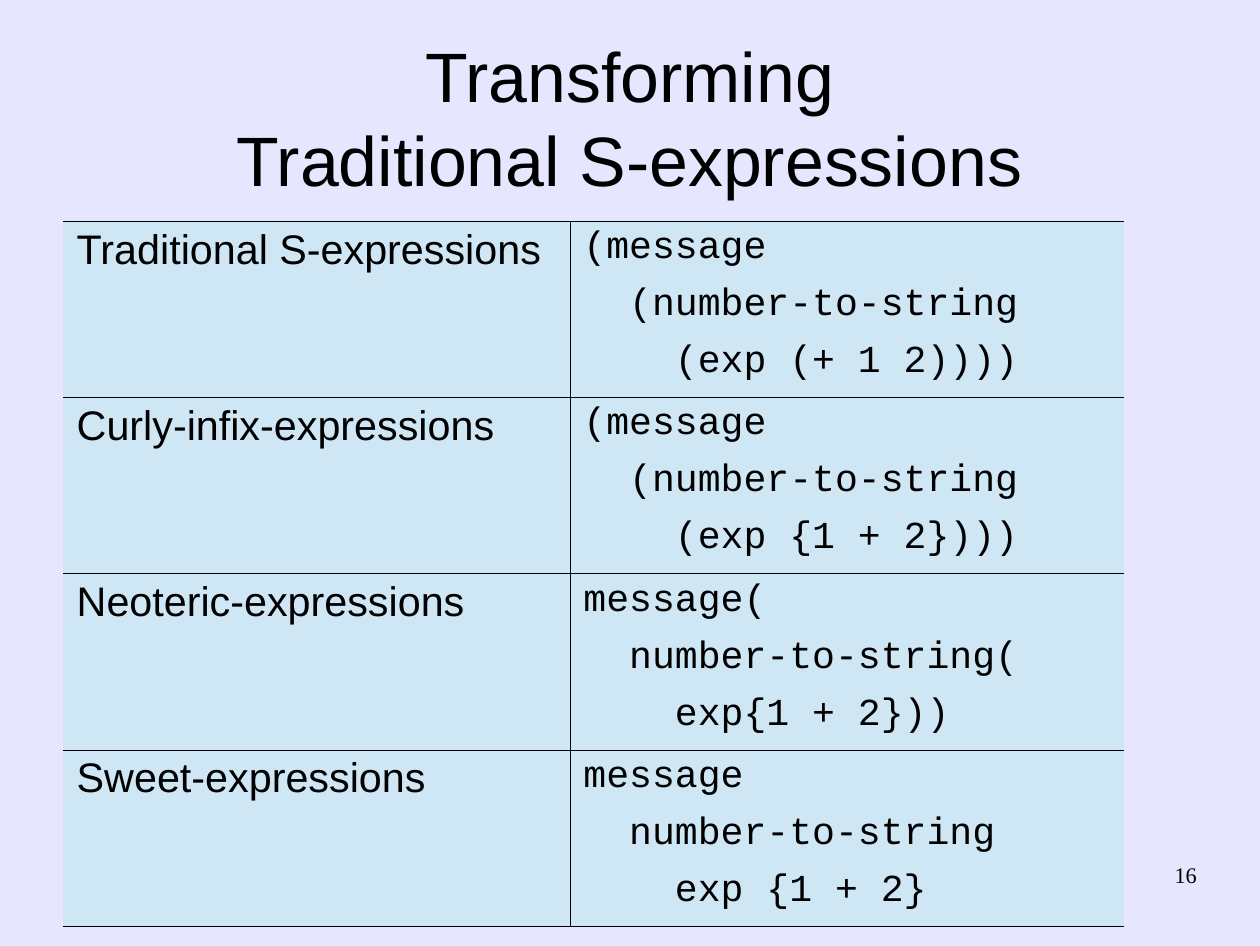
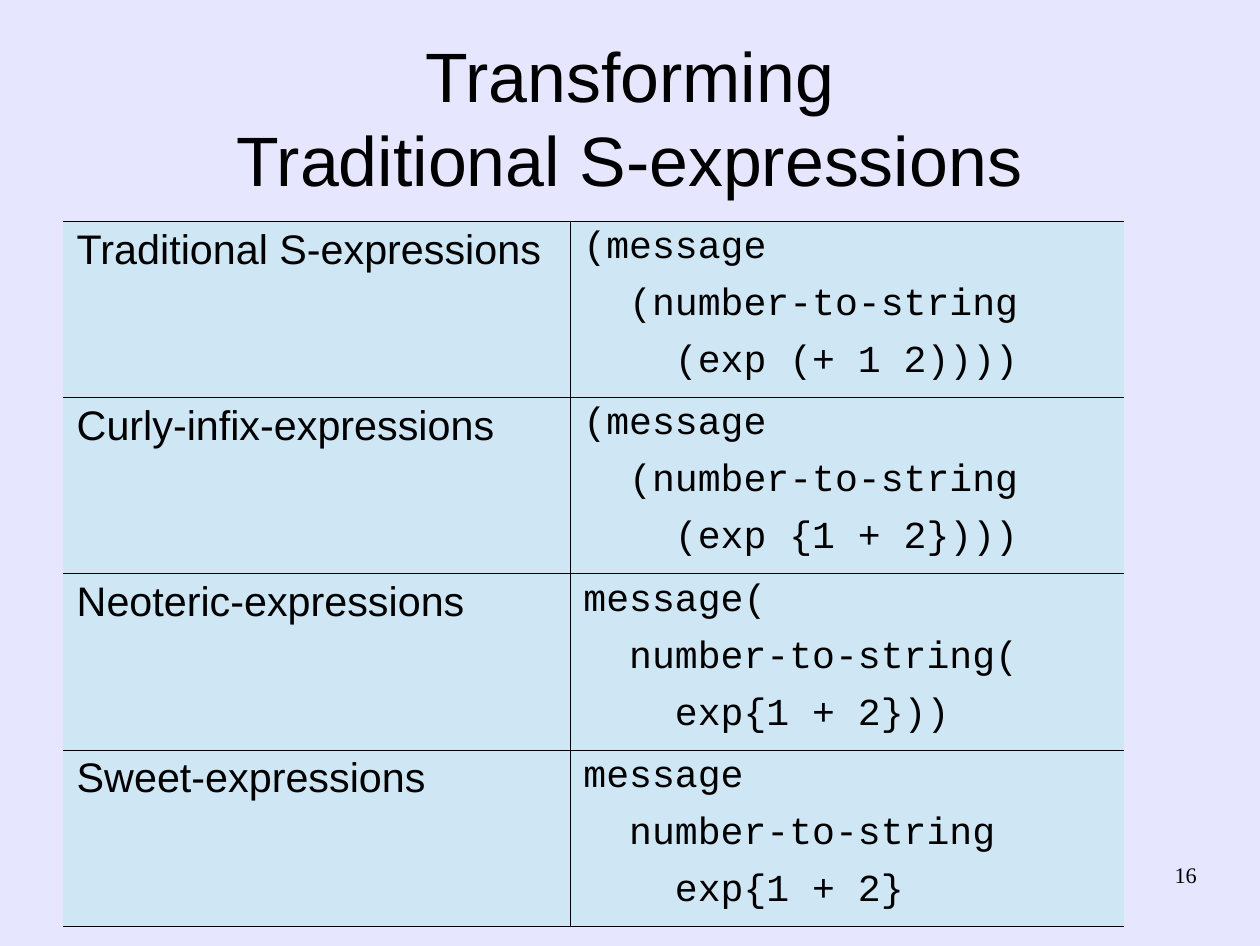
Before and after one commit to martin12333/Readable-Lisp-S-expressions, a slide deck: slide 16 of readable-s-expressions.odp. Drawn at 1260x946 pixels with LibreOffice and Linux fonts; fonts in the diff are those of the drawing. Boxes give left, top, right and bottom in pixels: in the first picture for what was removed or moved away, otherwise in the second. Text is boxed around its words. In the diff, an @@ line names an element or a change of style, - is before the commit and + after.

Commit message:
readable-s-expressions.odp: Update presentation for version 0.5 semantics.

```diff
--- a/readable-s-expressions.odp
+++ b/readable-s-expressions.odp
@@ table at (63, 222, 1124, 913) @@
-row 4, column 2: message / number-to-string / exp {1 + 2}
+row 4, column 2: message / number-to-string / exp{1 + 2}
```
Also in this commit, not shown: 4 other slides changed.
